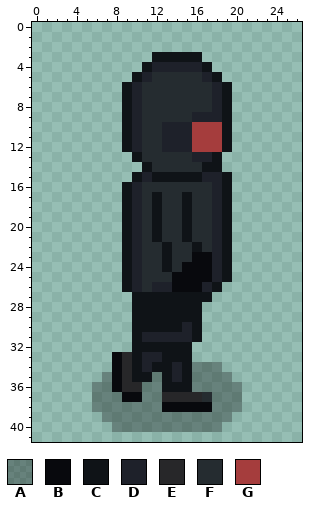
Two states of a pixel-art sprite, art/corporation/villains/CorporationSecurity3-idle-down-2.png. Above is the file before it was changed.
The file is 27x42 pixels.
Palette (. is transparent): A #00000050  B #08090d  C #0f1317  D #1e212a  E #272729  F #252c30  G #a53d3d
Pixels before, first column x 6:
 3 ......CCCCC....
 4 .....CDDDDDC...
 5 ....CDFFFFFDC..
 6 ...CDFFFFFFFDC.
 7 ...CDFFFFFFFDC.
 8 ...CDFFFFFFFDC.
 9 ...CDFFFFFDDDC.
10 ...CDFFDDDGGGC.
11 ...CDFFDDDGGGC.
12 ...CDFFDDDGGGC.
13 ....CFFFFFDDC..
14 .....CFFFFFCC..
15 ....CDCCCCCDDC.
16 ...CDFFFFFFFDC.
17 ...CDFCFFCFFDC.
18 ...CDFCFFCFFDC.
19 ...CDFCFFCFFDC.
20 ...CDFCFFCFFDC.
21 ...CDFCFFCFFDC.
22 ...CDFFCFFCFDC.
23 ...CDFFCFFBBDC.
24 ...CDFFCFBBBDC.
25 ...CDFFFBBBBDC.
26 ...CDFDDBBBDC..
27 ....CCCCCCCC...
28 ....CCCCCCC....
29 ....CCCCCCC....
30 ....CCCCCDC....
31 ....CDDDDDC....
32 ....CCCCCC.....
33 ..BECDDCCC.....
34 ..BECDCCDCAAA..
35 .ABECCACDCAAAA.
36 AABEEAACCCAAAAA
37 AAABBAAEEEEFAAA
38 AAAAAAABBBBBAAA
39 .AAAAAAAAAAAAA.
40 ..AAAAAAAAAAA..
The same view after the edit:
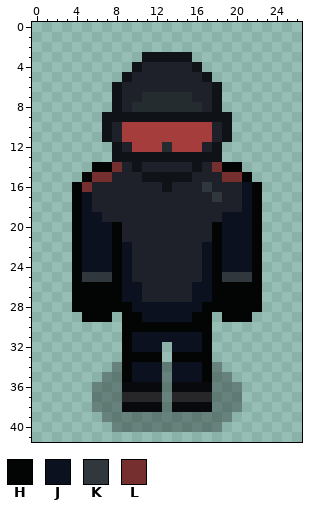
Colours new in this view: H #030404  J #0b111e  K #30383d  L #752f2f
Commit: Security 3 Idle down is correct now
Change:
Changed rows in their new state; - is an unchanged pixel.
first column x 4:
 3 -------C----.------
 4 ------CD----C.-----
 5 -----CD-DDDDDC.----
 6 ----CD-DDDDDDDC.---
 7 ----CD------DDC.---
 8 ----CDF------DC.---
 9 ---CC-CCCCCCCCC----
10 ---CDGGGGGGG--D----
11 ---CDGGGGGGG--D----
12 ----CDGGGFGG-DC.---
13 ----CC-CCCCCCC-----
14 --HHLDCDDDDDCDLHH--
15 -HLLDDDC----D--LLH-
16 HLDDDD-DDCDDDK-DDJH
17 HJDDDD-DDDDDDDKDDJH
18 HJDDDD-DDDDDDD-DDJH
19 HJJDDD-DDDDDDD-JJJH
20 HJJJHD-DDDDDDDHJJJH
21 HJJJHD-DDDDDDDHJJJH
22 HJJJHJ-DDDDDDJHJJJH
23 HJJJHJ-DDDDDDJHJJJH
24 HJJJHJ-DDDDDDJHJJJH
25 HKKKHJ-DDDDDDJHKKKH
26 HHHHHJJD--DDJJHHHHH
27 HHHHHJJDDDDDJJHHHHH
28 HHHHHHJJJJJJJHHHHHH
29 -HHH-HHJJJJJHH-HHH-
30 -----HHHHHHHHH-----
31 -----HJJJJJJJH-----
32 -----HJJJ.JJJH-----
33 ----.HHHH.HHHH-----
34 ----AHJJJAJJJH-----
35 ----AHJJJAJJJH-----
36 ----ABBBBABBBB-----
37 -----EEEEA---E-----
38 -----BBBBA---------
